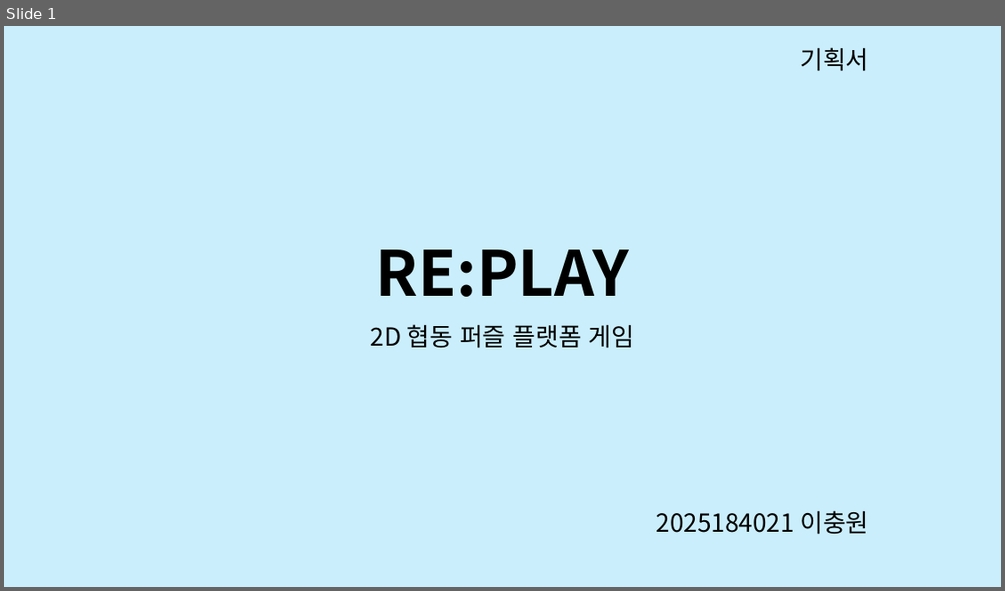
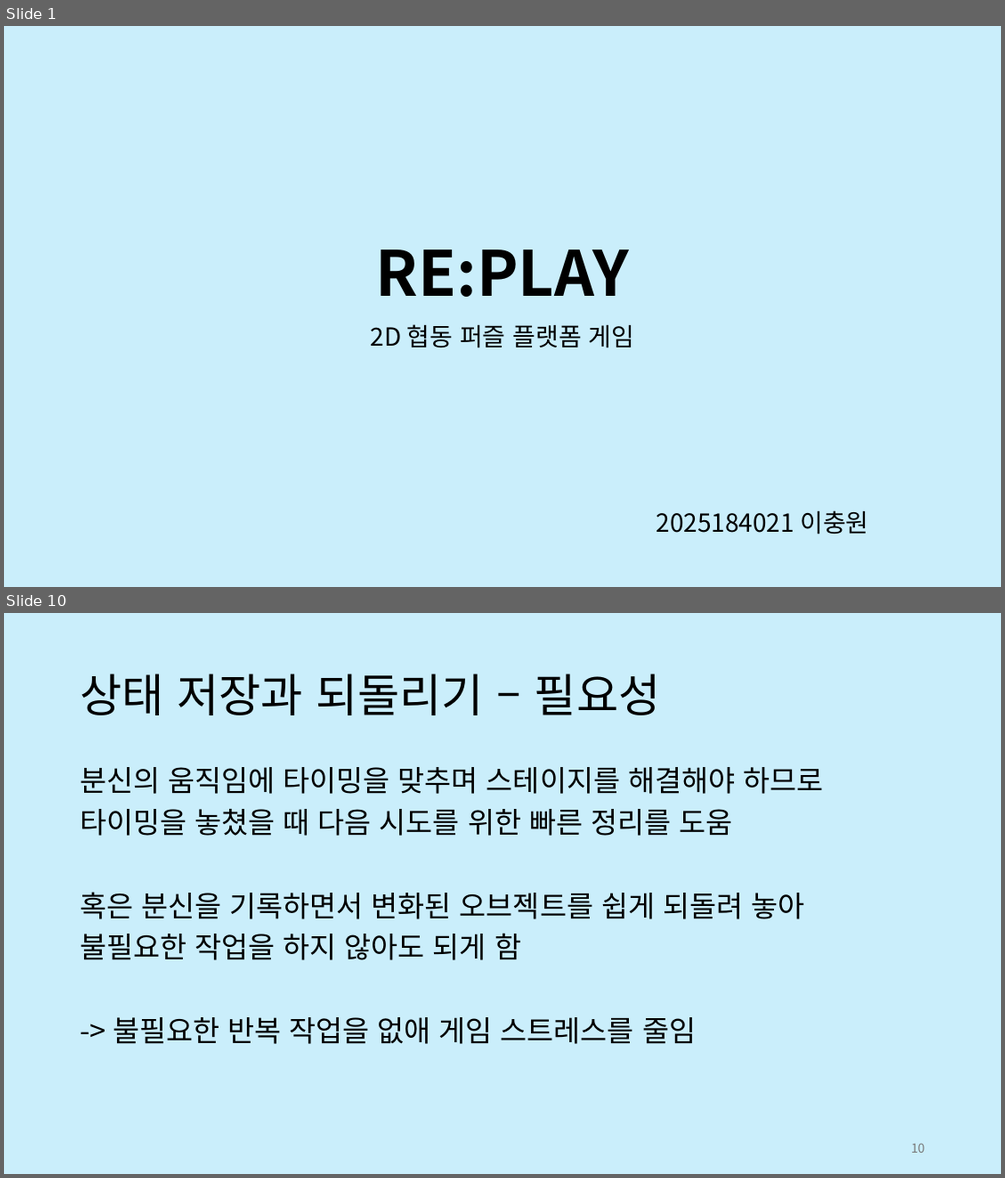
Before and after one commit to aufaks/2DGP_project_26, a slide deck: PR1/기획서.pptx. Shown one above the other, each under a label of ours: slide 1 before the commit, slides 1 and 10 after it; the slides between them are not shown. The pictures are 1005x591 and 1005x1178 pixels, drawn with LibreOffice and Linux fonts; fonts in the diff are those of the drawing. Boxes give left, top, right and bottom in pixels: in the first picture for what was removed or moved away, otherwise in the second. Text is boxed around its words. In the diff, an @@ line names an element or a change of style, - is before the commit and + after.

Commit message:
기획서 작성

```diff
--- a/PR1/기획서.pptx
+++ b/PR1/기획서.pptx
@@ slide 10 added at (x1=4, y1=613, x2=1001, y2=1174), background #CAEEFB @@
@@ title added at (x1=80, y1=674, x2=661, y2=715), 44 pt, text #000000 @@
+상태 저장과 되돌리기 – 필요성
@@ text added at (x1=80, y1=767, x2=823, y2=1044), 28 pt, text #000000 @@
+분신의 움직임에 타이밍을 맞추며 스테이지를 해결해야 하므로
+타이밍을 놓쳤을 때 다음 시도를 위한 빠른 정리를 도움
+혹은 분신을 기록하면서 변화된 오브젝트를 쉽게 되돌려 놓아
+불필요한 작업을 하지 않아도 되게 함
+-> 불필요한 반복 작업을 없애 게임 스트레스를 줄임
@@ page number added at (x1=911, y1=1143, x2=925, y2=1152), 12 pt, text #797979 @@
+10
@@ slide 1 changed as well @@
@@ text removed at (x1=800, y1=47, x2=868, y2=71) @@
-기획서
```
Also in this commit, not shown: 12 other slides added, 2 slides removed, 1 other file.
